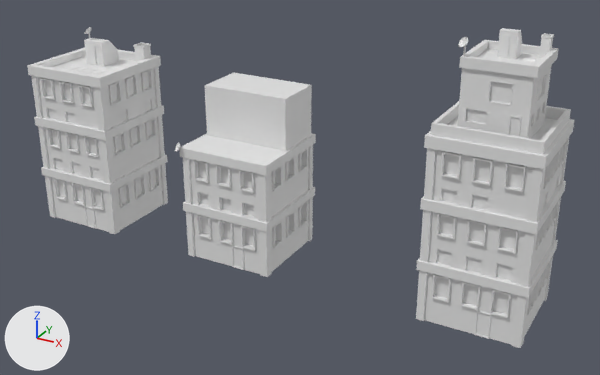
What one commit did to the Blender file Assets/Modles3D/Environment/Building07.blend.
Both versions are drawn from a camera (50 mm lens) standing at (23.7, -37.2, 23.1) and looking at (3.5, -0.3, 4.7). Lighting does not change. The marker at lower left points along +X, +Y and +Z.

Script lines for the objects in view, before the commit:
```python
me_plane = bpy.data.meshes.new('Plane')
me_plane.from_pydata(...)  # 8 vertices, 4 faces; spans x -2.46..2.49, y -2.48..2.47, z 0.18..9.72
me_plane.materials.append(mat_material_001)  # its picture is missing
me_plane_002 = bpy.data.meshes.new('Plane.002')
me_plane_002.from_pydata(...)  # 24 vertices, 12 faces; spans x -2.42..2.59, y -2.48..2.53, z 0.16..12.99
me_plane_002.materials.append(mat_material_001)  # its picture is missing
me_sphere = bpy.data.meshes.new('Sphere')
me_sphere.from_pydata(...)  # 4088 vertices, 4105 faces; spans x -2.78..2.78, y -2.78..2.78, z 0.01..11.77
me_sphere.materials.append(mat_material)  # its picture is missing
me_sphere_001 = bpy.data.meshes.new('Sphere.001')
me_sphere_001.from_pydata(...)  # 5200 vertices, 5110 faces; spans x -2.71..2.85, y -2.78..2.78, z 0.01..14.45
me_sphere_001.materials.append(mat_material)  # its picture is missing
me_sphere_002 = bpy.data.meshes.new('Sphere.002')
me_sphere_002.from_pydata(...)  # 2472 vertices, 2429 faces; spans x -3.06..2.78, y -3.05..2.78, z 0.01..9.68
me_sphere_002.materials.append(mat_material)  # its picture is missing
ob_building = bpy.data.objects.new('Building', me_sphere)
ob_building.location = (-10.86, 0.0, 0.0)
ob_building_001 = bpy.data.objects.new('Building.001', me_sphere_001)
ob_building_001.location = (14.09, 0.0, 0.0)
ob_building_002 = bpy.data.objects.new('Building.002', me_sphere_002)
ob_building_002.location = (0.0, 0.0, 0.0)
ob_glas = bpy.data.objects.new('Glas', me_plane)
ob_glas.parent = ob_building
ob_glas.location = (0.0, 0.0, 0.0)
ob_glas_002 = bpy.data.objects.new('Glas.002', me_plane_002)
ob_glas_002.parent = ob_building_001
ob_glas_002.location = (0.0, 0.0, 0.0)
```
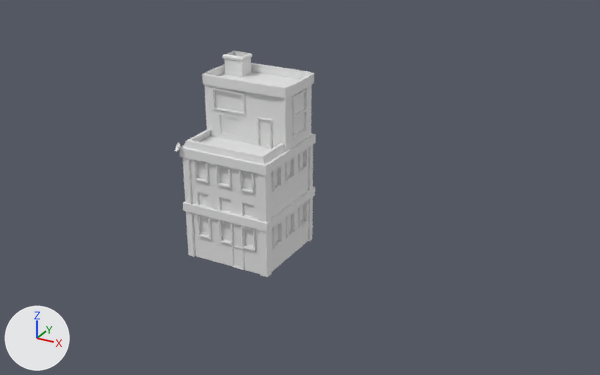
Location of each change, (x1, y1, x2, y2) in pixels of the pictures (600 x 375 px):
```json
{"object": "Building.001", "change": "deleted", "before": [416, 28, 574, 348]}
{"object": "Building.002", "change": "reshaped", "before": [175, 73, 316, 277], "after": [175, 51, 316, 277], "on screen": "11% taller"}
{"object": "Building", "change": "deleted", "before": [27, 27, 168, 234]}
{"object": "Glas.002", "change": "deleted", "before": [435, 78, 558, 314]}
{"object": "Glas.001", "change": "added", "after": [197, 90, 305, 247]}
{"object": "Glas", "change": "deleted", "before": [44, 72, 157, 207]}
{"part": 1, "of": "me_sphere_002", "change": "built on", "before": [205, 73, 312, 151], "after": [184, 51, 314, 164]}
```

Edits to the scene script, one JSON object a line:
```json
{"block": "me_sphere_002", "where": "# used by ob_building_002; location = (0.0, 0.0, 0.0)"}
{"op": "remove", "block": "me_sphere_002", "code": "me_sphere_002.from_pydata(...)  # 2472 vertices, 2429 faces; spans x -3.06..2.78, y -3.05..2.78, z 0.01..9.68"}
{"op": "add", "block": "me_sphere_002", "code": "me_sphere_002.from_pydata(...)  # 3450 vertices, 3401 faces; spans x -3.06..2.78, y -3.05..2.89, z 0.01..11.08"}
{"block": "me_sphere_002", "change": "me_sphere_002 part 1: 33 vertices removed from x -2.59..2.6, y -0.37..2.6, z 9.68; 1011 vertices added at x -2.76..2.77, y -2.56..2.89, z 6.72..11.08"}
{"op": "add", "block": "me_plane_001", "code": ["me_plane_001 = bpy.data.meshes.new('Plane.001')", "me_plane_001.from_pydata([(-2.48, -2.48, 0.12), (2.47, -2.48, 0.12), (-2.48, -2.48, 6.54), (2.47, -2.48, 6.54), (2.47, 2.47, 0.12), (2.47, 2.47, 6.54), (-2.48, 2.47, 0.12), (-2.48, 2.47, 6.54), (-2.44, -0.28, 6.86), (2.56, -0.28, 6.86), (-2.44, -0.28, 9.82), (2.56, -0.28, 9.82), (2.56, 2.58, 6.86), (2.56, 2.58, 9.82), (-2.44, 2.58, 6.86), (-2.44, 2.58, 9.82)], [], [(0, 1, 3, 2), (3, 1, 4, 5), (5, 4, 6, 7), (7, 6, 0, 2), (8, 9, 11, 10), (11, 9, 12, 13), (13, 12, 14, 15), (15, 14, 8, 10)])", "me_plane_001.materials.append(mat_material_001)  # its picture is missing"]}
{"op": "remove", "block": "ob_building", "code": ["ob_building = bpy.data.objects.new('Building', me_sphere)", "ob_building.location = (-10.86, 0.0, 0.0)"]}
{"op": "remove", "block": "ob_glas", "code": ["ob_glas = bpy.data.objects.new('Glas', me_plane)", "ob_glas.parent = ob_building", "ob_glas.location = (0.0, 0.0, 0.0)"]}
{"op": "remove", "block": "ob_building_001", "code": ["ob_building_001 = bpy.data.objects.new('Building.001', me_sphere_001)", "ob_building_001.location = (14.09, 0.0, 0.0)"]}
{"op": "remove", "block": "ob_glas_002", "code": ["ob_glas_002 = bpy.data.objects.new('Glas.002', me_plane_002)", "ob_glas_002.parent = ob_building_001", "ob_glas_002.location = (0.0, 0.0, 0.0)"]}
{"op": "add", "block": "ob_glas_001", "code": ["ob_glas_001 = bpy.data.objects.new('Glas.001', me_plane_001)", "ob_glas_001.parent = ob_building_002", "ob_glas_001.location = (0.0, 0.0, 0.0)"]}
```
